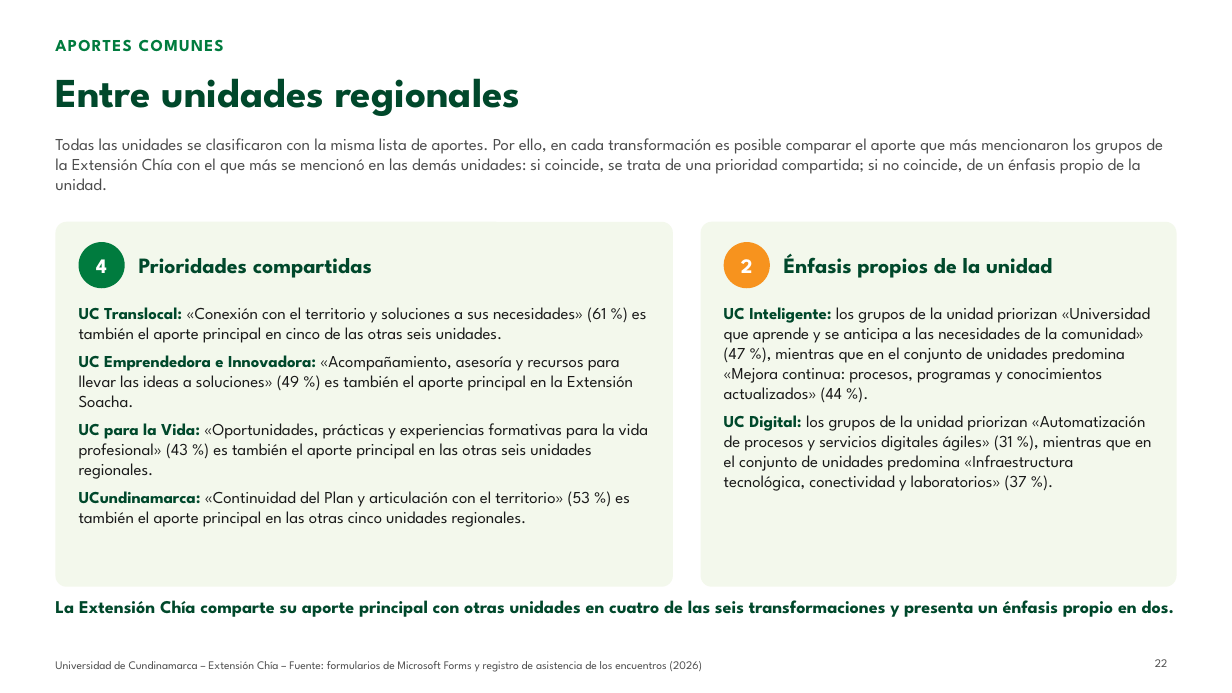
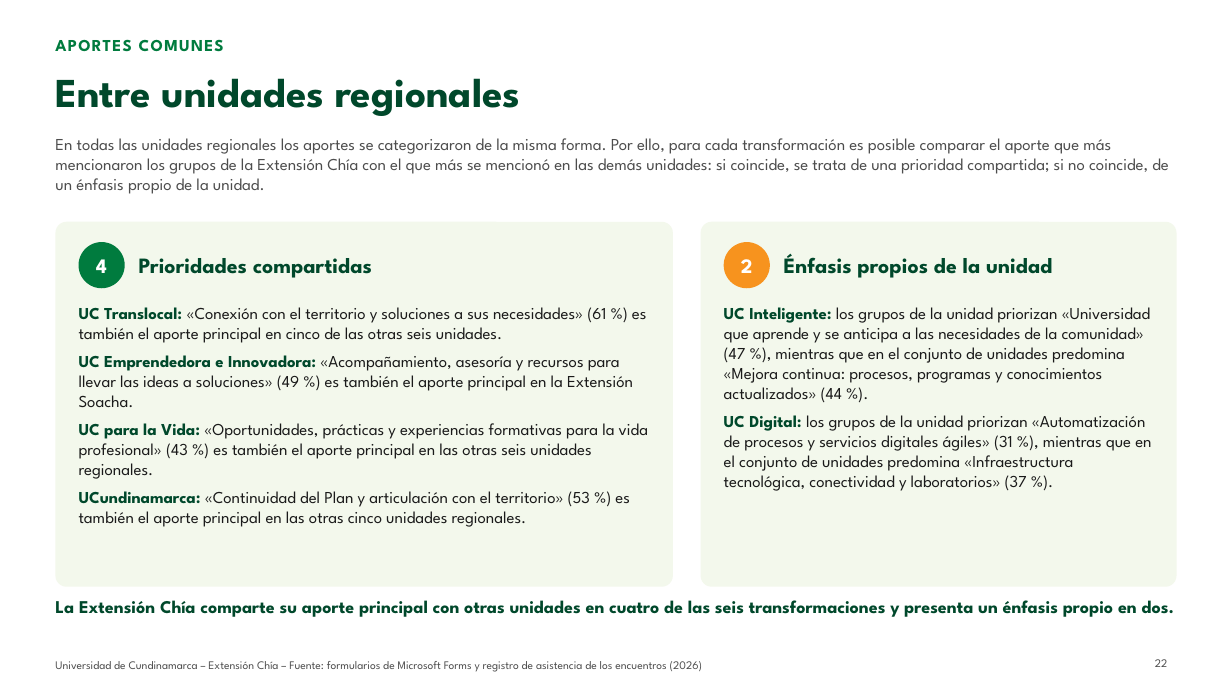
Before and after one commit to Nicolaserd/Planeacion_estrategica_transformaciones_temas, a slide deck: slide 22 of flujo_bert_jev/informe/presentaciones/Presentacion_Extension_Chia_BERT_Jev.pptx. Drawn at 1232x693 pixels with LibreOffice and Linux fonts; fonts in the diff are those of the drawing; background and template pictures are left out. Boxes give left, top, right and bottom in pixels: in the first picture for what was removed or moved away, otherwise in the second. Text is boxed around its words. In the diff, an @@ line names an element or a change of style, - is before the commit and + after.

```diff
--- a/flujo_bert_jev/informe/presentaciones/Presentacion_Extension_Chia_BERT_Jev.pptx
+++ b/flujo_bert_jev/informe/presentaciones/Presentacion_Extension_Chia_BERT_Jev.pptx
@@ text at <box>55,138,1169,194</box>: text changed @@
-Todas las unidades se clasificaron con la misma lista de aportes. Por ello, en cada transformación es posible comparar el aporte que más mencionaron los grupos de la Extensión Chía con el que más se mencionó en las demás unidades: si coincide, se trata de una prioridad compartida; si no coincide, de un énfasis propio de la unidad.
+En todas las unidades regionales los aportes se categorizaron de la misma forma. Por ello, para cada transformación es posible comparar el aporte que más mencionaron los grupos de la Extensión Chía con el que más se mencionó en las demás unidades: si coincide, se trata de una prioridad compartida; si no coincide, de un énfasis propio de la unidad.
```
Also in this commit, not shown: 7 other slides changed, 23 other files.
